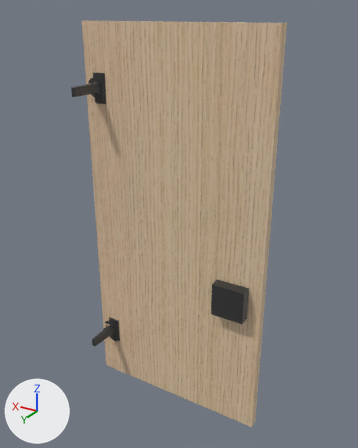
One commit to the glTF model 2025-284-C01-Vitrineskap/sim/Benk_C_dor_hoyre.glb: the scene before it, then after it.
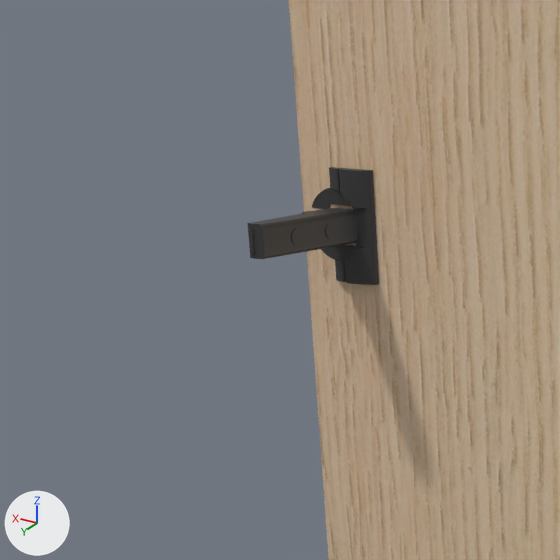
The first picture shows the older version from a camera (50 mm lens) standing at (1869.0, 186.0, 896.0) and looking at (2335.0, -590.0, 508.0). The close-ups show the older and then the newer version on the part from 1% to 43% of the width and 6% to 40% of the height of that picture. Only the edits that show in the close-ups are written down. The axes (+X, +Y, +Z) are drawn at lower left. The lights are the same throughout.

Names of what the first close-up shows: '2025-284 Vitrineskap', 'Benk C dør høyre hengsel z758 Blum 71B3590'.
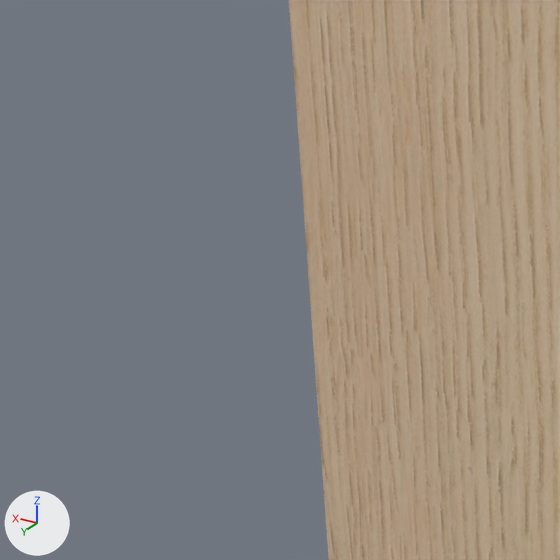
Where the change shows, as pixel boxes [x1, y1, x2, y2] in the close-ups (560 x 560 px):
'Benk C dør høyre hengsel z758 Blum 71B3590', deleted
    before: [247, 167, 379, 285]

The change, as a diff of the scene's bpy script:
```diff
--- a/2025-284-C01-Vitrineskap/sim/Benk_C_dor_hoyre.glb.py
+++ b/2025-284-C01-Vitrineskap/sim/Benk_C_dor_hoyre.glb.py
@@ ob_benk_c_dør_høyre_hengsel_z758_blum_71b3590 @@
-ob_benk_c_dør_høyre_hengsel_z758_blum_71b3590 = bpy.data.objects.new('Benk C dør høyre hengsel z758 Blum 71B3590', me_blum_71b3590)
-ob_benk_c_dør_høyre_hengsel_z758_blum_71b3590.location = (2526.0, -542.7, 758.5)
-ob_benk_c_dør_høyre_hengsel_z758_blum_71b3590.rotation_euler = (-1.571, 0.0, 0.0)  # degrees (-90, 0, 0)
```
